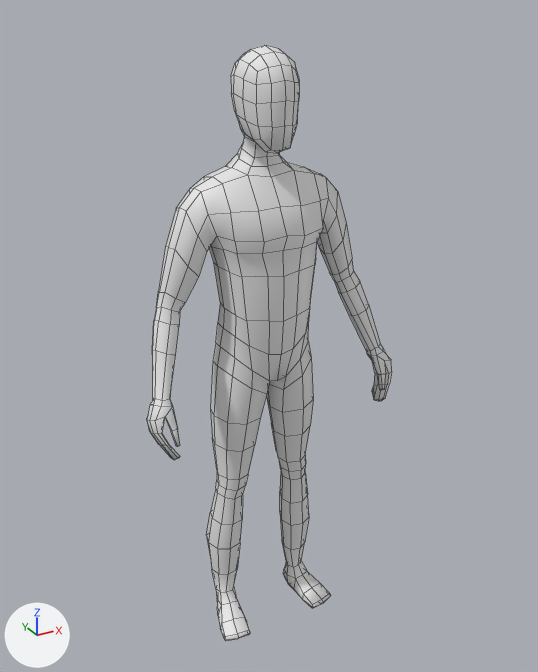
The FBX model Assets/Characters/Player.fbx, before and after one commit.
Before and after are seen from a 50 mm lens placed at (-0.946, -1.744, 1.862), pointed at (0.028, 0.028, 0.977). Arrows for +X, +Y and +Z are at lower left; the lights stay in place. Mesh edges are drawn as thin lines.

Script lines for the objects in view, before the commit:
```python
me_cube_001 = bpy.data.meshes.new('Cube.001')
me_cube_001.from_pydata(...)  # 696 vertices, 694 faces; spans x -0.39..0.39, y -0.14..0.13, z 0.0..1.78
me_cube_001.materials.append(mat_material)  # white #e7e7e7
ob_cube = bpy.data.objects.new('Cube', me_cube_001)
ob_cube.location = (0.0, 0.0, -0.003)
```
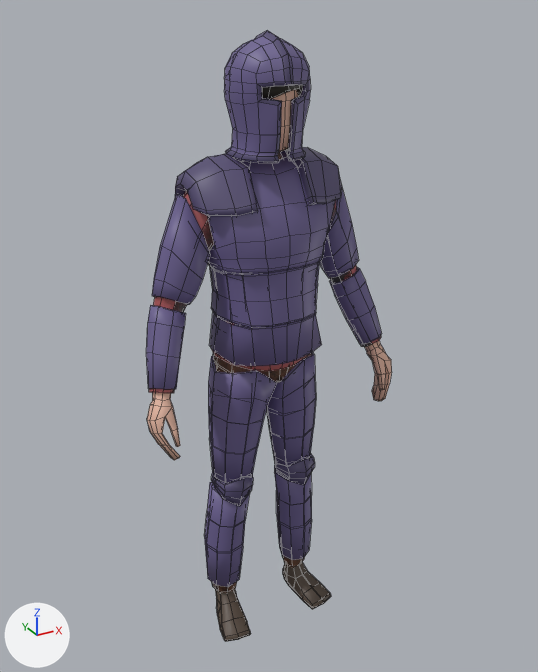
Diff of the bpy script that builds the scene:
```diff
--- a/Assets/Characters/Player.fbx.py
+++ b/Assets/Characters/Player.fbx.py
@@ me_cube_001 @@
 me_cube_001.from_pydata(...)  # 696 vertices, 694 faces; spans x -0.39..0.39, y -0.14..0.13, z 0.0..1.78
-me_cube_001.materials.append(mat_material)  # white #e7e7e7
+me_cube_001.materials.append(mat_skin)  # beige #e7b8a3
@@ ob_helmet @@
+ob_helmet = bpy.data.objects.new('Helmet', me_cube_012)  # 392 vertices, 390 faces; spans x -0.106..0.106, y -0.127..0.12, z -0.156..0.149; in mat_metal (blue #6b6090), mat_metal_dark (dark purple #564d73)
+ob_helmet.location = (0.0, -0.006, 1.665)
@@ ob_hair @@
+ob_hair = bpy.data.objects.new('Hair', me_cube_011)  # 132 vertices, 130 faces; spans x -0.101..0.097, y -0.115..0.108, z 1.601..1.798; in mat_hair (black #2b261e)
+ob_hair.location = (0.0, 0.0, -0.003)
@@ ob_platebody @@
+ob_platebody = bpy.data.objects.new('Platebody', me_cube_005)  # 674 vertices, 610 faces; spans x -0.377..0.377, y -0.145..0.148, z -0.32..0.295; in mat_metal (blue #6b6090), mat_metal_dark (dark purple #564d73), mat_underclothes (black #414141), mat_black (black #1b1b1b)
+ob_platebody.location = (0.0, 0.01, 1.223)
@@ ob_platelegs @@
+ob_platelegs = bpy.data.objects.new('Platelegs', me_cube_006)  # 472 vertices, 386 faces; spans x -0.195..0.195, y -0.119..0.097, z -0.506..0.396; in mat_metal (blue #6b6090), mat_metal_dark (dark purple #564d73), mat_underclothes (black #414141), mat_black (black #1b1b1b)
+ob_platelegs.location = (0.0, 0.018, 0.604)
@@ ob_pants @@
+ob_pants = bpy.data.objects.new('Pants', me_cube_008)  # 227 vertices, 212 faces; spans x -0.192..0.192, y -0.101..0.115, z 0.101..1.002; in mat_pants (brown #8f6249)
+ob_pants.location = (0.0, 0.0, -0.003)
@@ ob_shoes @@
+ob_shoes = bpy.data.objects.new('Shoes', me_cube_010)  # 98 vertices, 88 faces; spans x -0.204..0.204, y -0.116..0.079, z 0.002..0.091; in mat_shoe (brown #53453a)
+ob_shoes.location = (0.0, 0.0, -0.003)
@@ ob_shirt @@
+ob_shirt = bpy.data.objects.new('Shirt', me_cube_009)  # 250 vertices, 232 faces; spans x -0.376..0.376, y -0.121..0.129, z 0.906..1.511; in mat_shirt (brown #aa5456)
+ob_shirt.location = (0.0, 0.0, -0.003)
```

Where the change shows, as pixel boxes [x1, y1, x2, y2] in the pictures (538 x 672 px):
'Cube', recoloured (white to brown): [147, 45, 392, 641] in both
'Platebody', added: after [146, 147, 382, 393]
    faces in mat_metal (blue #6b6090): [146, 150, 382, 389]
    faces in mat_metal_dark (dark blue #564d74): [175, 147, 342, 249]
    faces in mat_underclothes (black #414141): [161, 207, 372, 392]
'Platelegs', added (blue): after [204, 352, 316, 592]
    faces in mat_metal (blue #6b6090): [204, 352, 316, 587]
    faces in mat_metal_dark (dark blue #564d74): [211, 454, 315, 507]
    faces in mat_underclothes (black #414141): [211, 353, 312, 592]
'Helmet', added (blue): after [224, 30, 311, 163]
    faces in mat_metal (blue #6b6090): [224, 36, 311, 156]
    faces in mat_metal_dark (dark blue #564d74): [225, 30, 308, 163]
'Shoes', added: after [215, 562, 331, 642]
'Shirt', added (brown): after [149, 190, 381, 393]
'Hair', added: after [262, 85, 302, 99]
'Pants', added: after [212, 353, 311, 592]
